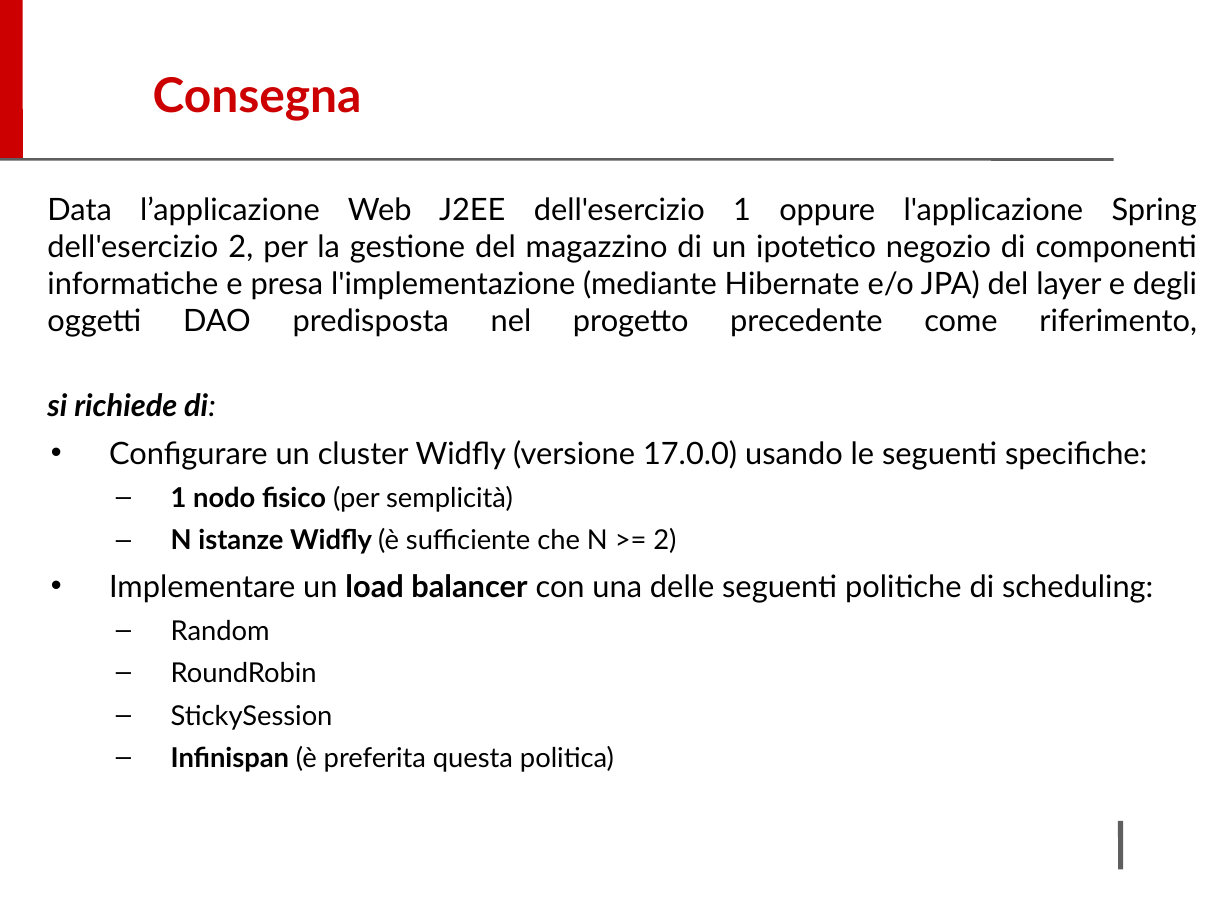
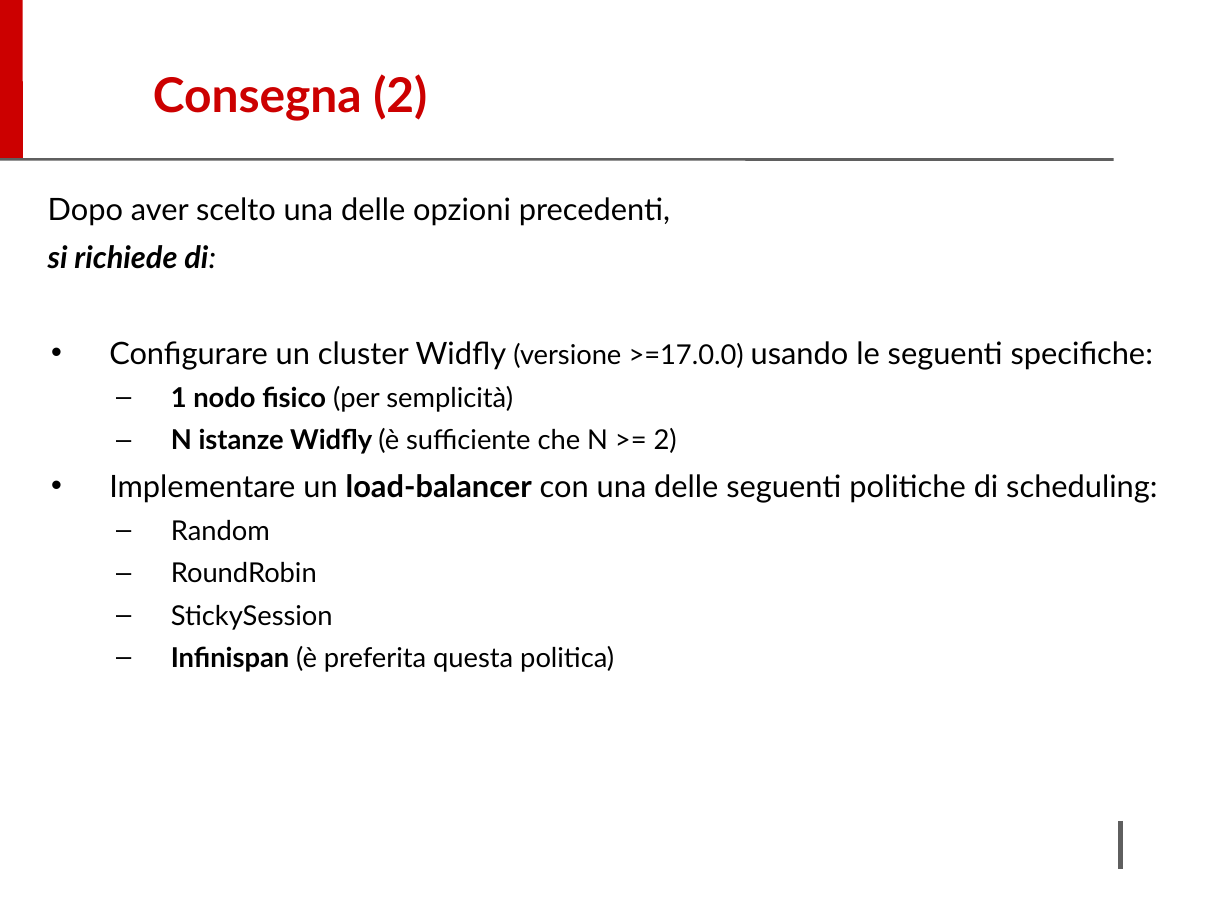
Before and after one commit to alebov/Ex-03-Wildfly, a slide deck: slide 6 of Esercitazione SD-M III.pptx (slide 5 before the commit). Drawn at 1232x924 pixels with LibreOffice and Linux fonts; fonts in the diff are those of the drawing; background and template pictures are left out. Boxes give left, top, right and bottom in pixels: in the first picture for what was removed or moved away, otherwise in the second. Text is boxed around its words. In the diff, an @@ line names an element or a change of style, - is before the commit and + after.

Commit message:
slides updates

```diff
--- a/Esercitazione SD-M III.pptx
+++ b/Esercitazione SD-M III.pptx
@@ title at (153, 74, 427, 121): text changed @@
-Consegna
+Consegna (2)
@@ text at (48, 197, 670, 226): text changed @@
-Data l’applicazione Web J2EE dell'esercizio 1 oppure l'applicazione Spring dell'esercizio 2, per la gestione del magazzino di un ipotetico negozio di componenti informatiche e presa l'implementazione (mediante Hibernate e/o JPA) del layer e degli oggetti DAO predisposta nel progetto precedente come riferimento,
+Dopo aver scelto una delle opzioni precedenti,
@@ text at (48, 245, 216, 269): alignment left to justified @@
@@ text at (109, 341, 1153, 370): text changed @@
-• Configurare un cluster Widfly (versione 17.0.0) usando le seguenti specifiche:
+• Configurare un cluster Widfly (versione >=17.0.0) usando le seguenti specifiche:
@@ text at (109, 474, 1157, 503): text changed @@
-• Implementare un load balancer con una delle seguenti politiche di scheduling:
+• Implementare un load-balancer con una delle seguenti politiche di scheduling:
```
Also in this commit, not shown: 9 other slides changed, 1 slide added.
